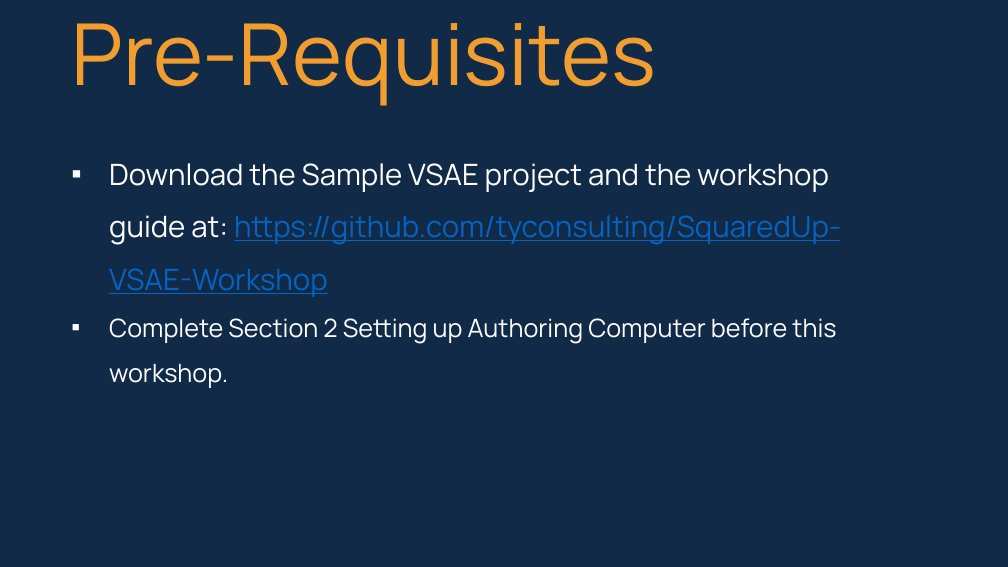
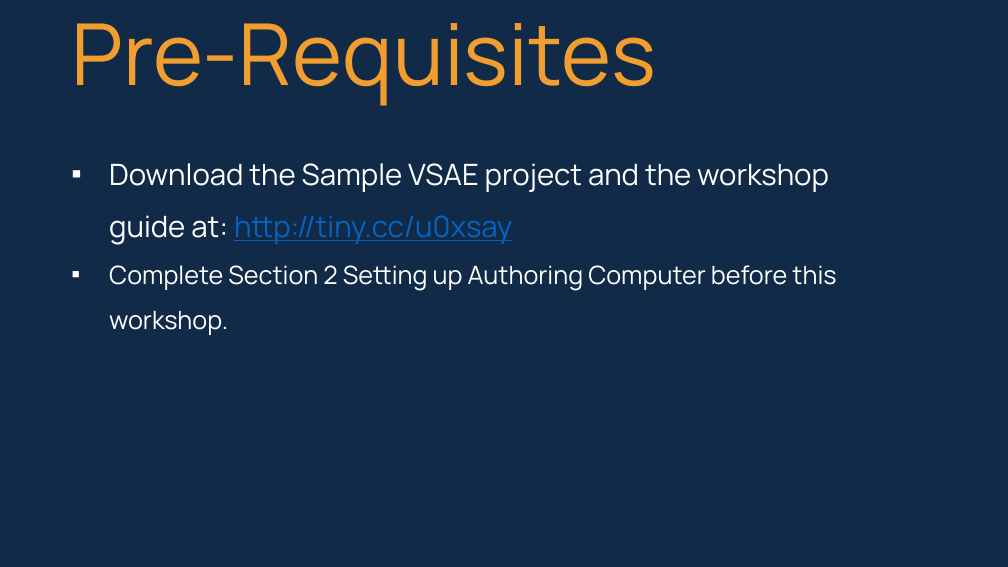
Before and after one commit to tyconsulting/SquaredUp-VSAE-Workshop, a slide deck: slide 5 of Workshop Guide/Squared Up VSAE Workshop.pptx. Drawn at 1008x567 pixels with LibreOffice and Linux fonts; fonts in the diff are those of the drawing. Boxes give left, top, right and bottom in pixels: in the first picture for what was removed or moved away, otherwise in the second. Text is boxed around its words. In the diff, an @@ line names an element or a change of style, - is before the commit and + after.

Commit message:
updated ppt

```diff
--- a/Workshop Guide/Squared Up VSAE Workshop.pptx
+++ b/Workshop Guide/Squared Up VSAE Workshop.pptx
@@ text at [109, 163, 829, 245]: text changed; text colour #0563C1 to #FFFFFF @@
-▪ Download the Sample VSAE project and the workshop guide at: https://github.com/tyconsulting/SquaredUp-VSAE-Workshop
+▪ Download the Sample VSAE project and the workshop guide at: http://tiny.cc/u0xsay
```
